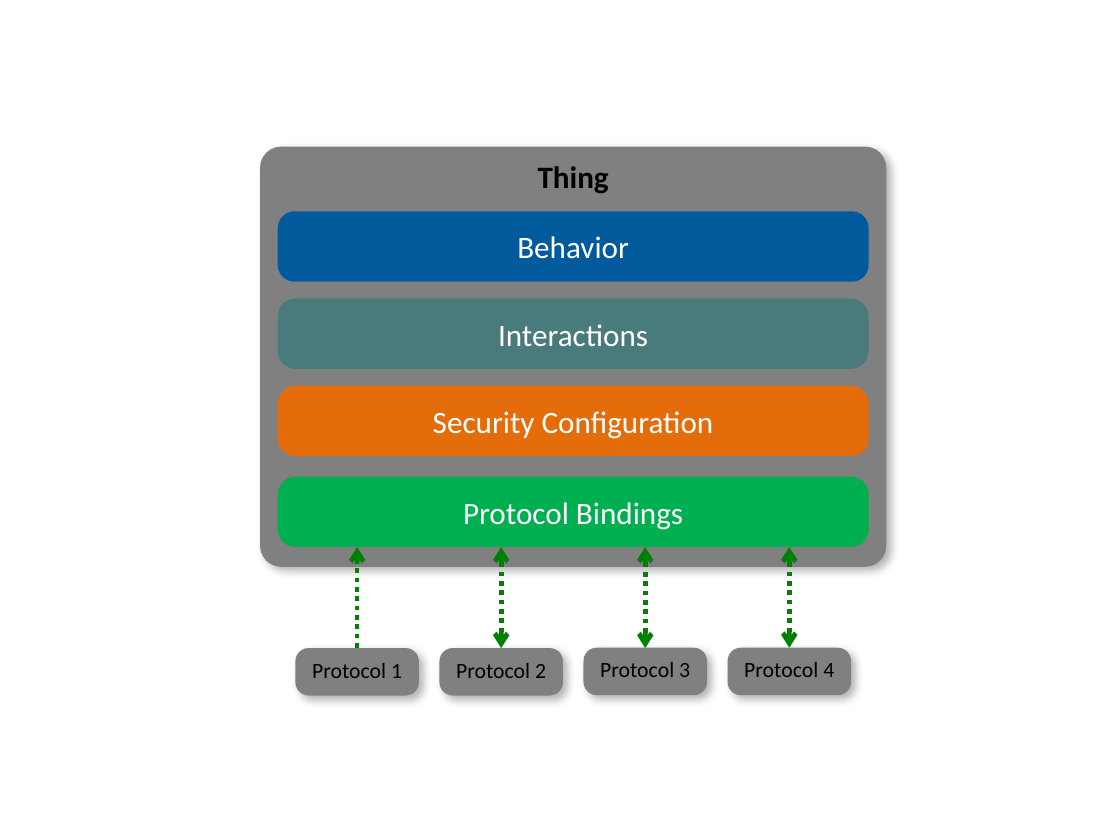
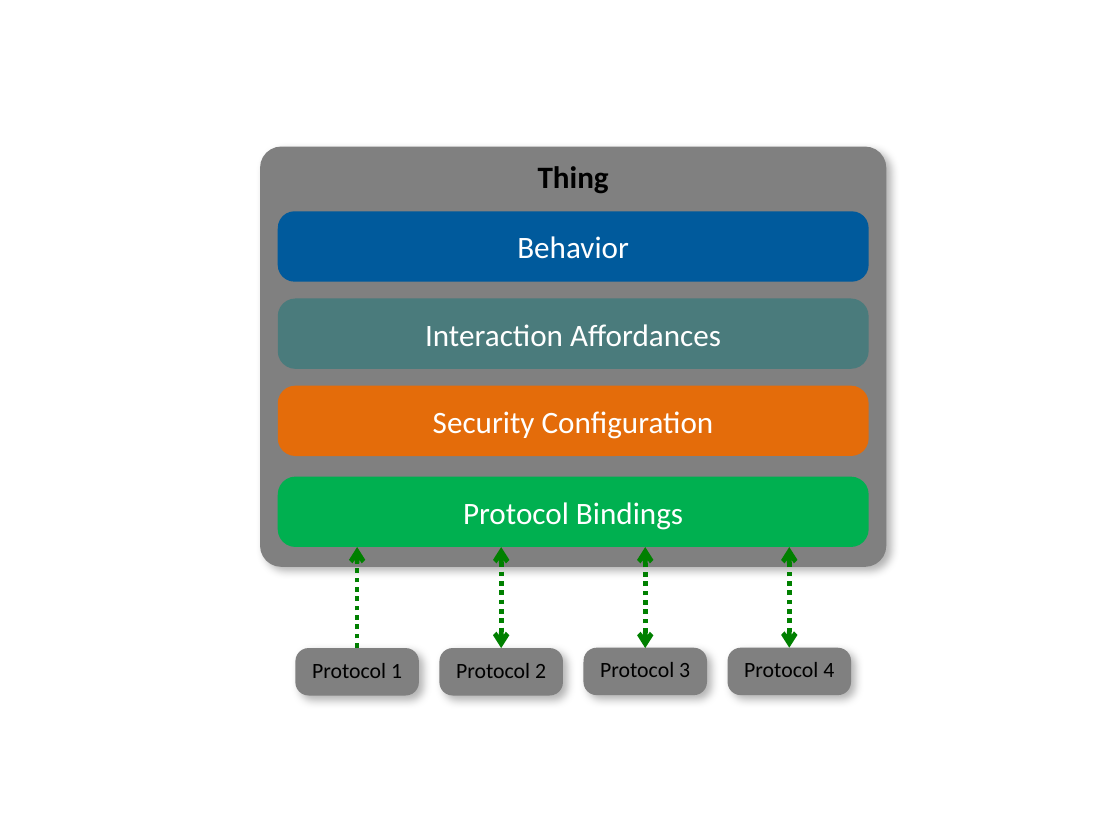
Before and after one commit to w3c/wot-architecture, a slide deck: slide 3 of images/wot-architecture-figures-new2.pptx. Drawn at 1120x840 pixels with LibreOffice and Linux fonts; fonts in the diff are those of the drawing. Boxes give left, top, right and bottom in pixels: in the first picture for what was removed or moved away, otherwise in the second. Text is boxed around its words. In the diff, an @@ line names an element or a change of style, - is before the commit and + after.

```diff
--- a/images/wot-architecture-figures-new2.pptx
+++ b/images/wot-architecture-figures-new2.pptx
@@ text in rounded rectangle at [425, 324, 721, 346]: text changed @@
-Interactions
+Interaction Affordances
```
Also in this commit, not shown: 6 other slides changed, 2 slides added.
